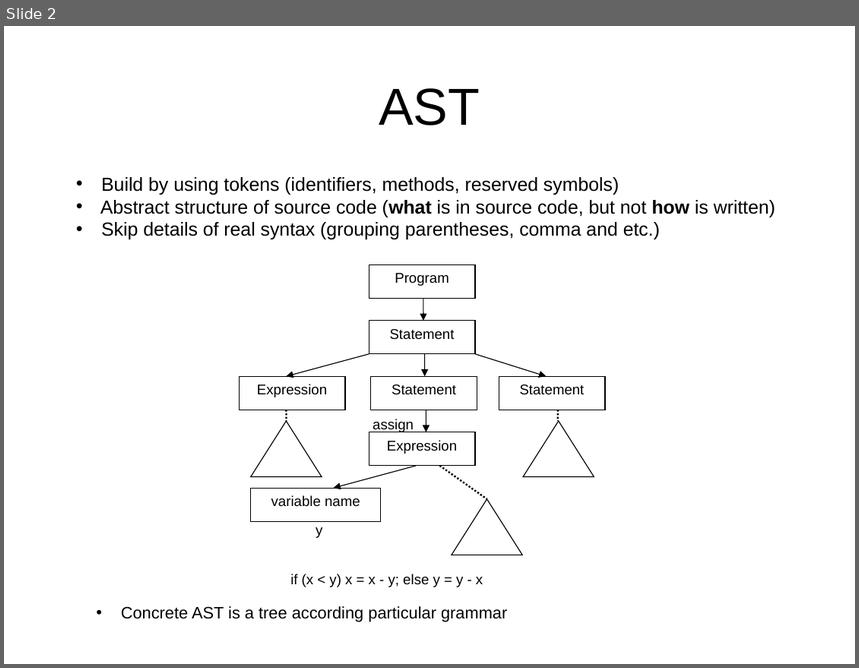
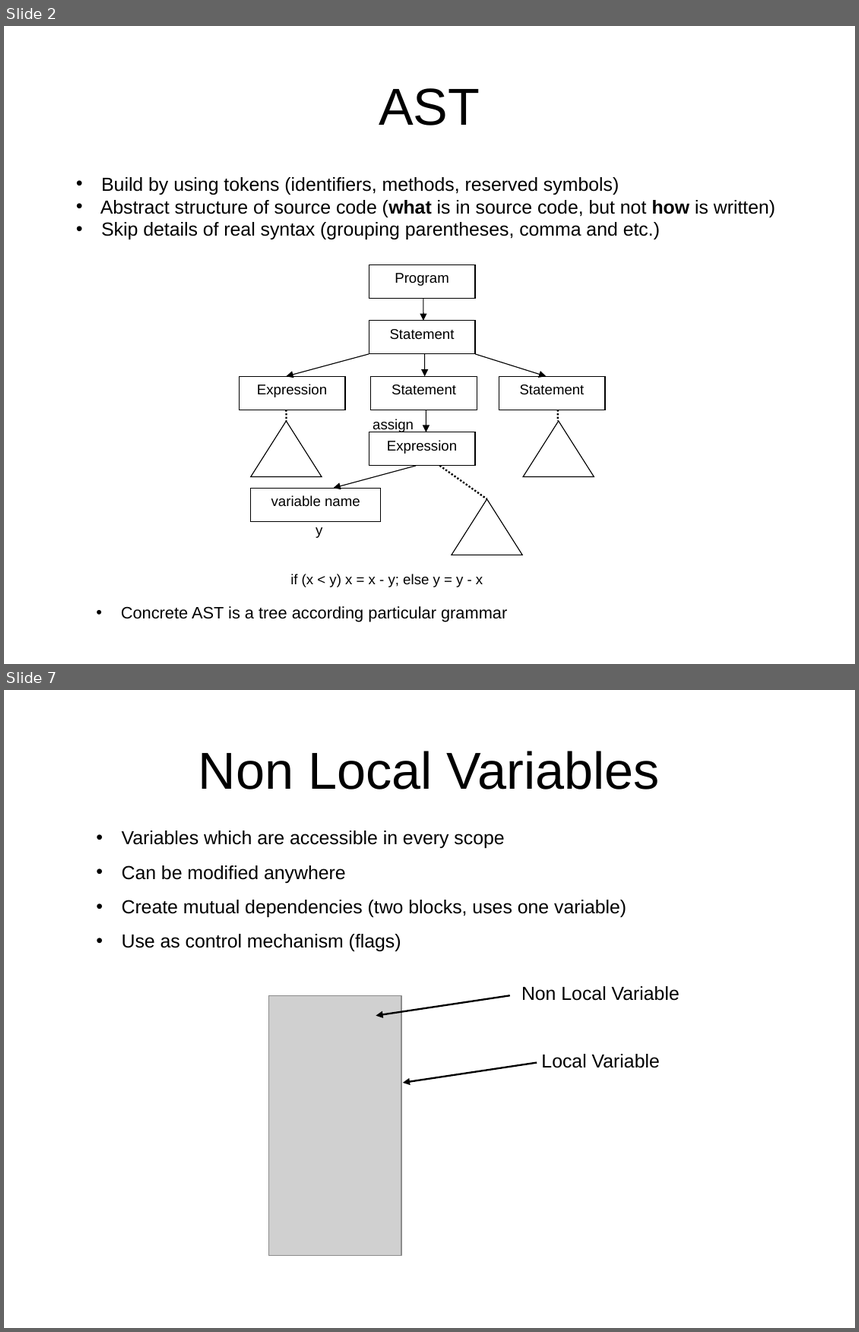
Before and after one commit to isurup/kalle-martin-group, a slide deck: SSE2/slides/2 Translation.ppt. Shown one above the other, each under a label of ours: slide 2 before the commit, slides 2 and 7 after it; the slides between them are not shown. The pictures are 859x668 and 859x1332 pixels, drawn with LibreOffice and Linux fonts; fonts in the diff are those of the drawing; grey boxes stand for pictures. Boxes give left, top, right and bottom in pixels: in the first picture for what was removed or moved away, otherwise in the second. Text is boxed around its words. In the diff, an @@ line names an element or a change of style, - is before the commit and + after.

```diff
--- a/SSE2/slides/2 Translation.ppt
+++ b/SSE2/slides/2 Translation.ppt
@@ slide 7 added at (x1=4, y1=690, x2=855, y2=1328), background #FFFFFF @@
@@ title added at (x1=199, y1=751, x2=660, y2=790), 44 pt, text #000000 @@
+Non Local Variables
@@ text added at (x1=122, y1=831, x2=626, y2=951), 16 pt, text #000000 @@
+• Variables which are accessible in every scope
+• Can be modified anywhere
+• Create mutual dependencies (two blocks, uses one variable)
+• Use as control mechanism (flags)
@@ picture added at (x1=268, y1=996, x2=401, y2=1256) @@
@@ arrow added from (509, 996) to (376, 1016), #000000 1.5 pt @@
@@ text added at (x1=522, y1=986, x2=680, y2=1001), 16 pt, text #000000 @@
+Non Local Variable
@@ text added at (x1=541, y1=1054, x2=660, y2=1068), 16 pt, text #000000 @@
+Local Variable
@@ arrow added from (537, 1063) to (403, 1083), #000000 1.5 pt @@
```
Also in this commit, not shown: 3 slides changed, 2 other slides added, 1 slide removed.
